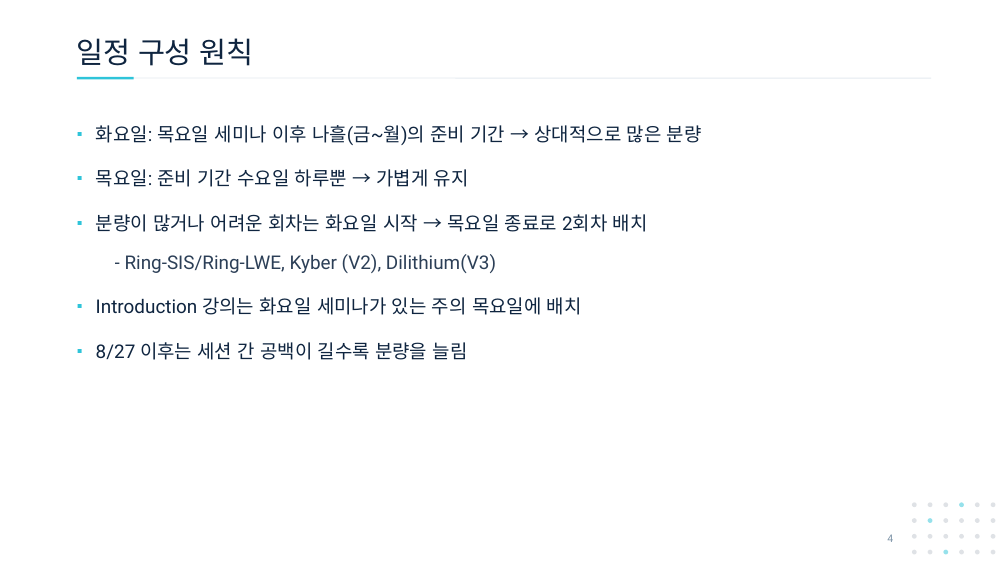
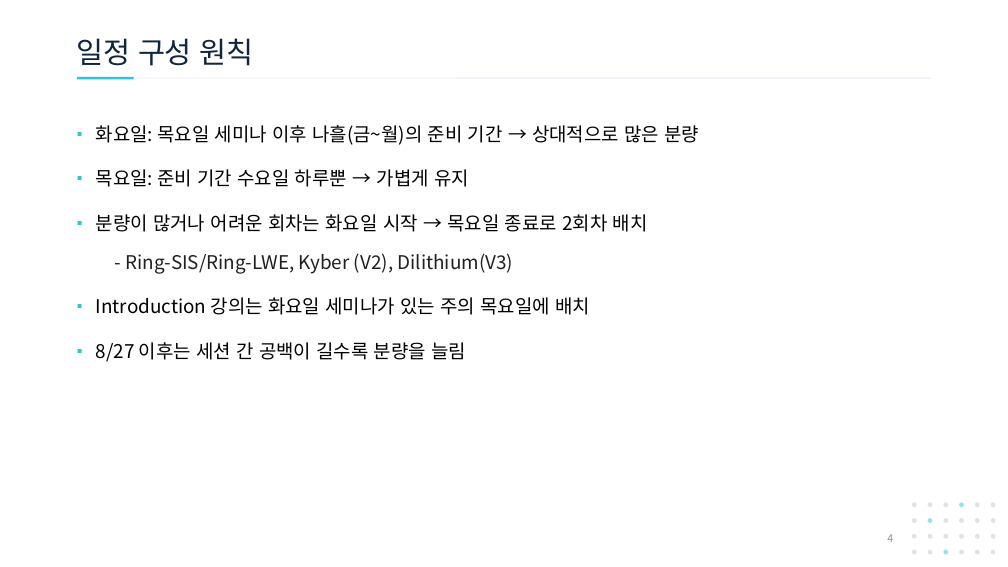
Before and after one commit to giyuubin/PQC, a slide deck: slide 4 of presentation/_PQC-Navy 미리보기 (1강).pptx. Drawn at 1008x567 pixels with LibreOffice and Linux fonts; fonts in the diff are those of the drawing. Boxes give left, top, right and bottom in pixels: in the first picture for what was removed or moved away, otherwise in the second. Text is boxed around its words. In the diff, an @@ line names an element or a change of style, - is before the commit and + after.

```diff
--- a/presentation/_PQC-Navy 미리보기 (1강).pptx
+++ b/presentation/_PQC-Navy 미리보기 (1강).pptx
@@ text "화요일: 목요일 세미나 이후 나흘(금~월)의 ..." at (96,125,700,362): font Roboto to Noto Sans CJK KR; text colour #0F2540 to #000000 in "화요일: 목요일 세미나 이후 나흘(금~월)의 준비 기간 ...", "목요일: 준비 기간 수요일 하루뿐 → 가볍게 ...", "분량이 많거나 어려운 회차는 화요일 시작 → ...", "Introduction 강의는 화요일 세미나가 있는 주의 목요일에 ..." and 1 more places; text colour #0F2540 at 88% opacity to #000000 at 88% opacity in "- Ring-SIS/Ring-LWE, Kyber (V2), Dilithium(V3)" @@
```
Also in this commit, not shown: 9 other slides changed, 1 other file.
